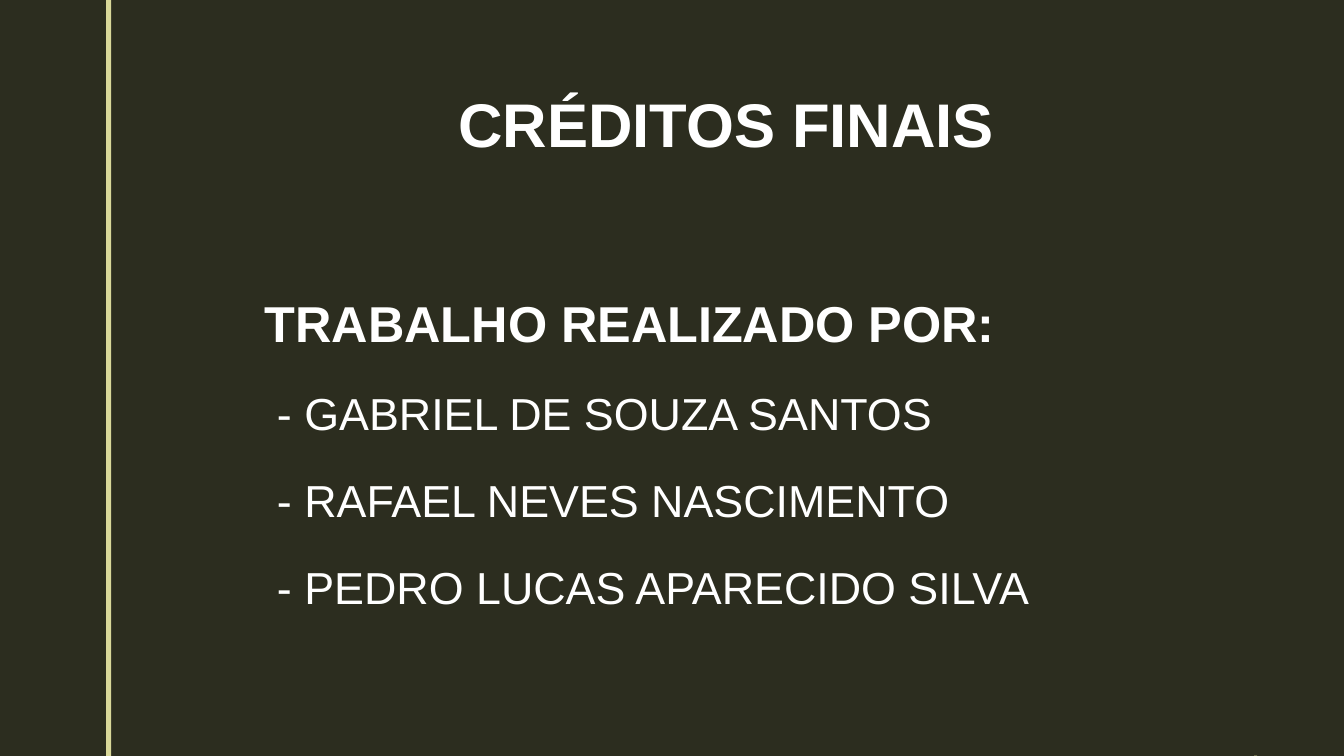
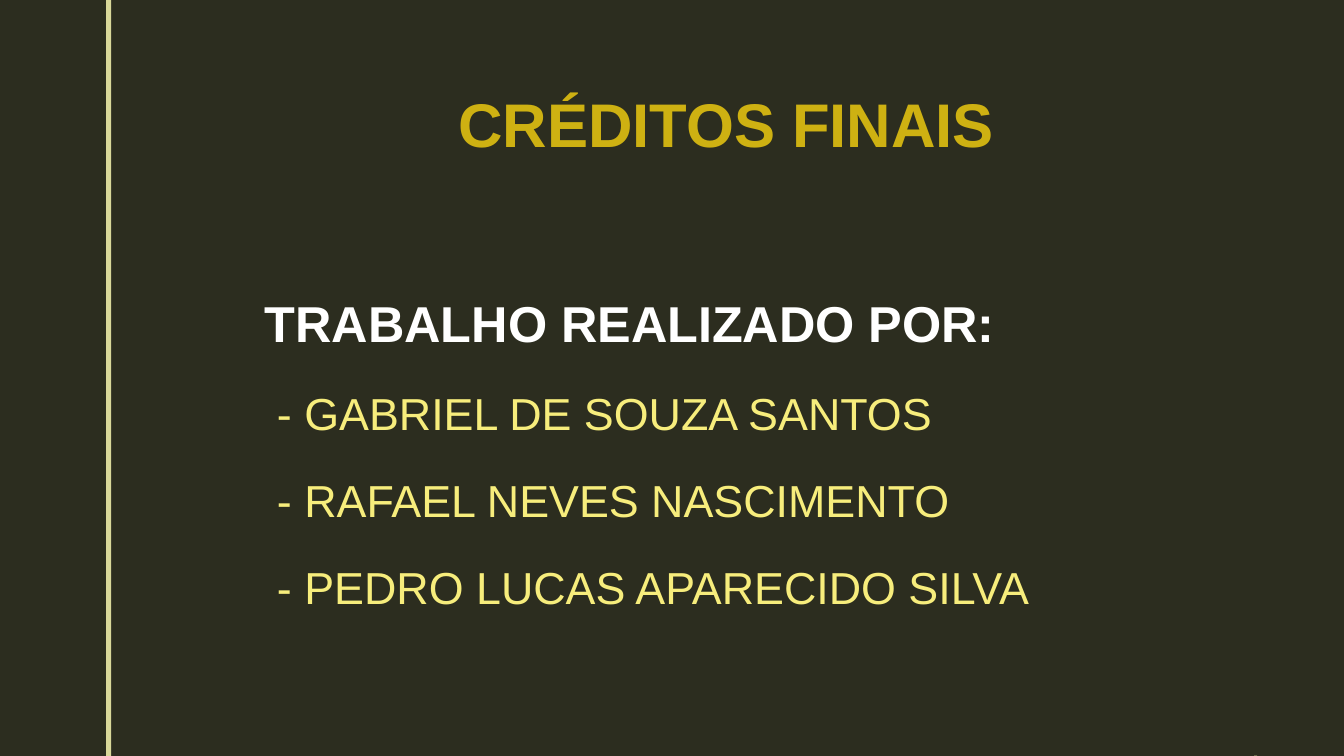
Before and after one commit to GabrielDSS0/ETEC-Coisas-Escolares, a slide deck: slide 7 of 1 etim ds 2022/LPL/Indígenas/TRIBO KULINA.pptx. Drawn at 1344x756 pixels with LibreOffice and Linux fonts; fonts in the diff are those of the drawing; background and template pictures are left out. Boxes give left, top, right and bottom in pixels: in the first picture for what was removed or moved away, otherwise in the second. Text is boxed around its words. In the diff, an @@ line names an element or a change of style, - is before the commit and + after.

```diff
--- a/1 etim ds 2022/LPL/Indígenas/TRIBO KULINA.pptx
+++ b/1 etim ds 2022/LPL/Indígenas/TRIBO KULINA.pptx
@@ title "CRÉDITOS FINAIS" at <box>458,98,994,148</box>: text colour #FFFFFF to #CEB112 @@
@@ text at <box>304,398,1028,605</box>: text colour #FFFFFF to #F7ED7C in "- GABRIEL DE SOUZA SANTOS", "- RAFAEL NEVES NASCIMENTO", "- PEDRO LUCAS APARECIDO SILVA" @@
```
Also in this commit, not shown: 6 other slides changed.
